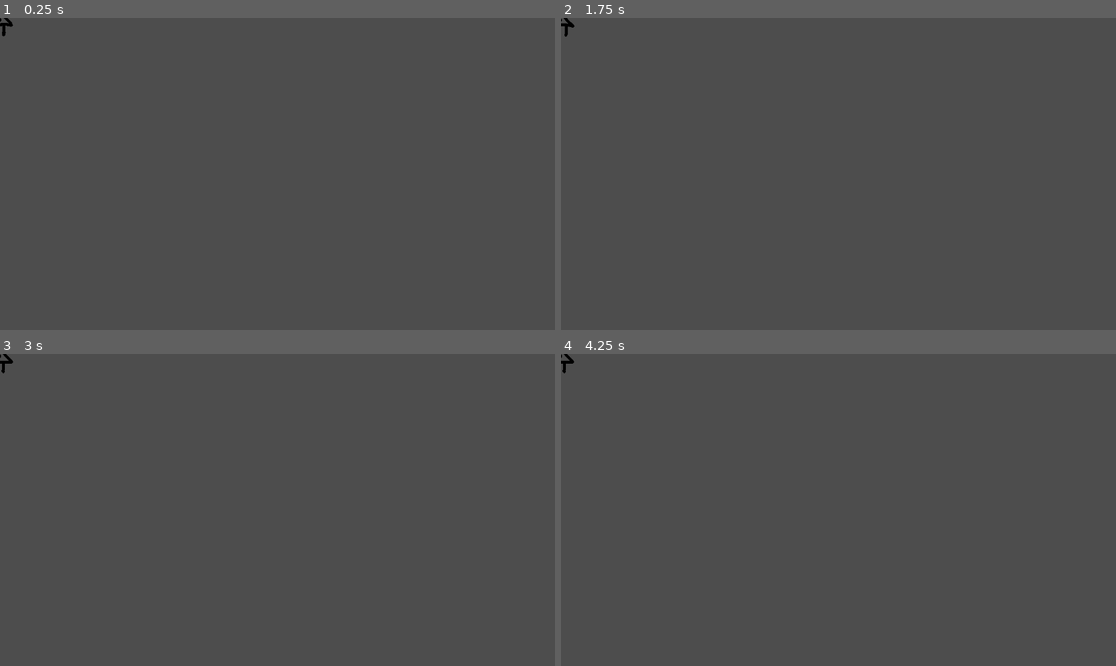
Above: before the commit, frames 1-4 (two rows, left to right).
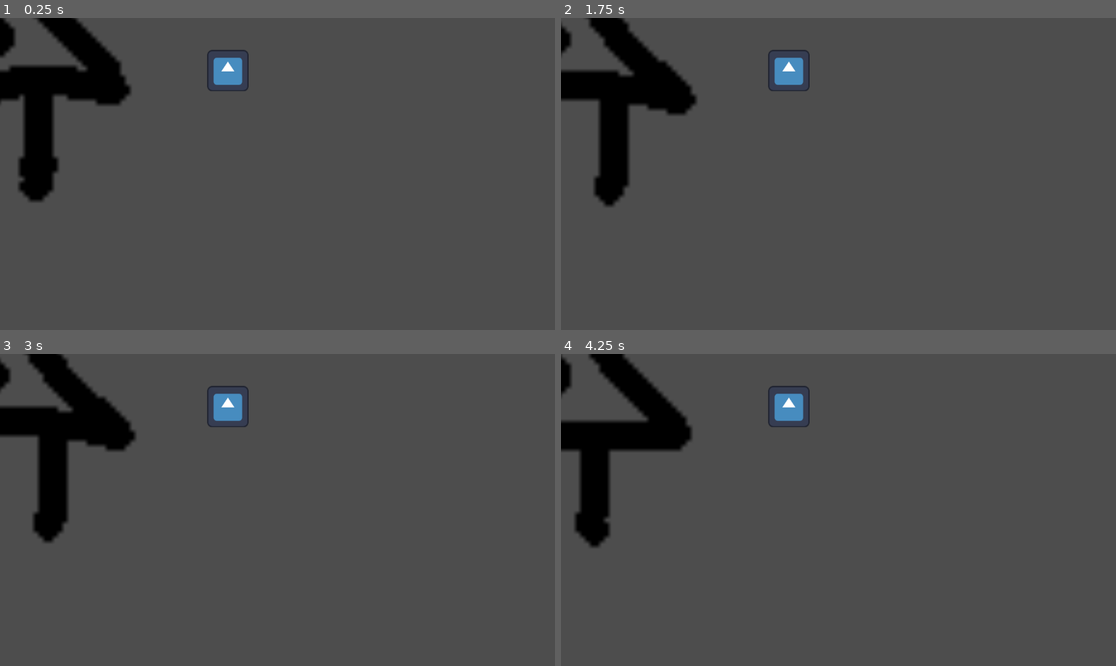
Above: after the commit, the same moments.

Repository: CamaraoLendario/Chaotic-Plants
Game: Godot game, scene res://Plants/Plinko/Plinko.tscn
The game is run twice, just before and just after one commit, with the same random seed, the same clock (stepped at 60 frames per second) and the same inputs. This scene is started directly instead of the project's main scene. The engine's default icon, where the game draws it, is replaced by a stand-in: a white triangle on a blue panel in a dark square.
Inputs:
- Up to frame 1 (0.25 s): no input
- Up to frame 2 (1.75 s): hold D (Right) 0.53-1.28 s; hold E (Interact) 0.53-1.28 s; hold S (Down) from 1.28 s (still down); tap E (Interact) at 1.35 s
- Up to frame 3 (3 s): release S (Down) at 2.03 s; hold D (Right) 2.03-2.78 s; hold E (Interact) 2.03-2.78 s; hold W (Up) from 2.78 s (still down); tap E (Interact) at 2.85 s
- Up to frame 4 (4.25 s): release W (Up) at 3.53 s; hold A (Left) from 3.53 s (still down); hold E (Interact) from 3.53 s (still down)

The runs differ from the first frame. In frame 1, 6.4% of the frame differs, in the area x 0-45%, y 0-60%; in frame 2, 6.4%; in frame 3, 6.4%; in frame 4, 6.3%.

Commit message:
plinko Grows until the end

Diff:
--- a/Plants/Plinko/Plinko.tscn
+++ b/Plants/Plinko/Plinko.tscn
@@ -87,24 +87,61 @@
 "speed": 5.0
 }]
 
-[node name="BasePlant" unique_id=629364572 node_paths=PackedStringArray("plinkoBallSpawnPoint", "plinkoBall") instance=ExtResource("1_v8jk2")]
+[node name="BasePlant" unique_id=629364572 node_paths=PackedStringArray("plinkoBallSpawnPoint", "plinkoBall", "markers") instance=ExtResource("1_v8jk2")]
 script = ExtResource("2_u4uv3")
 timeToFall = 1.0
-plinkoBallSpawnPoint = NodePath("Plinko Spawn Point")
+plinkoBallSpawnPoint = NodePath("PlinkoSpawnPoint")
 plinkoBall = NodePath("Sprite2D")
+markers = NodePath("Markers")
 isByStages = true
 
 [node name="Sprite" parent="." index="0" unique_id=1713877530]
+scale = Vector2(10, 10)
 sprite_frames = SubResource("SpriteFrames_ngji5")
 animation = &"stage0"
 autoplay = "stage0"
-frame_progress = 0.093451865
 
 [node name="Sprite2D" type="Sprite2D" parent="." index="2" unique_id=1074542110]
-position = Vector2(0, -31)
-scale = Vector2(0.140625, 0.140625)
+position = Vector2(473, 152)
+scale = Vector2(0.67187506, 0.67187506)
 texture = ExtResource("4_ngji5")
+offset = Vector2(0, -63.435)
 
-[node name="Plinko Spawn Point" type="Marker2D" parent="." index="3" unique_id=1181432343]
-position = Vector2(0, -31)
+[node name="PlinkoSpawnPoint" type="Marker2D" parent="." index="3" unique_id=1181432343]
+position = Vector2(0, -411)
 gizmo_extents = 18.1
+
+[node name="Markers" type="Node" parent="." index="4" unique_id=361450743]
+
+[node name="Level2" type="Node" parent="Markers" index="0" unique_id=603571342]
+
+[node name="PlinkoDropDistanceFinder" type="Marker2D" parent="Markers/Level2" index="0" unique_id=1660731092]
+position = Vector2(-189, -233)
+
+[node name="PlinkoDropDistanceFinder2" type="Marker2D" parent="Markers/Level2" index="1" unique_id=1775677888]
+position = Vector2(156, -214)
+
+[node name="Level3" type="Node" parent="Markers" index="1" unique_id=800380062]
+
+[node name="PlinkoDropDistanceFinder" type="Marker2D" parent="Markers/Level3" index="0" unique_id=713510982]
+position = Vector2(-324, -12)
+
+[node name="PlinkoDropDistanceFinder2" type="Marker2D" parent="Markers/Level3" index="1" unique_id=2040265269]
+position = Vector2(-2, -21)
+
+[node name="PlinkoDropDistanceFinder3" type="Marker2D" parent="Markers/Level3" index="2" unique_id=1786076345]
+position = Vector2(291, -21)
+
+[node name="Level4" type="Node" parent="Markers" index="2" unique_id=2022285333]
+
+[node name="PlinkoDropDistanceFinder" type="Marker2D" parent="Markers/Level4" index="0" unique_id=1506297321]
+position = Vector2(-487, 151)
+
+[node name="PlinkoDropDistanceFinder2" type="Marker2D" parent="Markers/Level4" index="1" unique_id=643514548]
+position = Vector2(-165, 142)
+
+[node name="PlinkoDropDistanceFinder3" type="Marker2D" parent="Markers/Level4" index="2" unique_id=1815881043]
+position = Vector2(128, 142)
+
+[node name="PlinkoDropDistanceFinder4" type="Marker2D" parent="Markers/Level4" index="3" unique_id=79482694]
+position = Vector2(473, 152)
--- a/Plants/Plinko/plinko.gd
+++ b/Plants/Plinko/plinko.gd
@@ -2,14 +2,23 @@
 extends Plant
 class_name Plinko
 
-@export_tool_button("ResetBall", "ArrowRight") var resetBall: Callable = func():
-	plinkoBall.position = plinkoBallSpawnPoint.position
-@export_tool_button("NextStage", "ArrowRight") var animateNext: Callable = animateNextDropStage
+@export_tool_button("Drop new ball", "ArrowDown") var dropNewball: Callable = tryDropBall
+#@export_tool_button("Next stage", "ArrowRight") var animateNext: Callable = animateNextDropStage
 @export var timeToFall: float = 1
 @export_group("Nodes")
 @export var plinkoBallSpawnPoint: Marker2D
 @export var plinkoBall: Sprite2D
+@export var markers: Node
 var plinkoBallInitialPosition
+var currentLayer : int = -1
+var currentLevel : int = 0
+var layerCount: int = 2
+
+var rewardTable = [ ## I give up, hardcoding this
+	[2, 1, 2, 0, 0],
+	[2, 1, 1, 2, 0],
+	[3, 2, 1, 2, 3]
+]
 
 var isBallDropping
 
@@ -20,20 +29,62 @@
 	tryDropBall()
 
 func tryDropBall() -> bool:
-	if (isBallDropping): return false
-
+	if (isBallDropping or isGrown): return false
+	reset_values()
 	plinkoBall.position = plinkoBallSpawnPoint.position
+	setupFirstDrop()
+	isBallDropping = true
 	return true
 
-func animateNextDropStage():
+func setupFirstDrop():
 	var tween: Tween = create_tween()
 	var initialPos = plinkoBall.position
-	var direction: int = (randi_range(0, 1) * 2) - 1
+	tween.finished.connect(setupNextDropStage)
 
 	tween.tween_method(func(time):
-		animateDrop(time, initialPos, direction)
+		animateFirstDrop(time, initialPos)
 	, 0.0, 1.0, timeToFall)
 
-func animateDrop(time: float, initialPos: Vector2, direction: int = 1):
-	plinkoBall.position.y = initialPos.y + 100 + (sin((time+0.5) * PI * (1/1.5)) * (1/(sin(0.5 * PI * (1/1.5)))) * -100)
-	plinkoBall.position.x = initialPos.x + time * 100 * direction
+func animateFirstDrop(time: float, initialPos: Vector2):
+	var finalPos = initialPos
+	plinkoBall.position = calculateDropArc(time, initialPos - Vector2(0, 50), finalPos)
+
+func setupNextDropStage():
+	if (currentLayer >= layerCount):
+		check_plinko_end()
+		return
+	var tween: Tween = create_tween()
+	var initialPos = plinkoBall.position
+	var direction: int = randi_range(0, 1)
+	currentLayer += 1
+	currentLevel += direction
+	var finalPos: Vector2 =  (markers.get_child(currentLayer).get_child(currentLevel) as Marker2D).position
+
+	tween.finished.connect(setupNextDropStage)
+
+
+	tween.tween_method(func(time):
+		animateNextDrop(time, initialPos, finalPos)
+	, 0.0, 1.0, timeToFall)
+
+func animateNextDrop(time: float, initialPos: Vector2, finalPos: Vector2):
+	plinkoBall.position = calculateDropArc(time, initialPos, finalPos)
+
+func calculateDropArc(time: float, initialPosition: Vector2, finalPosition: Vector2) -> Vector2:
+	var dropDistance = finalPosition.y - initialPosition.y
+	var lateralDistance = finalPosition.x - initialPosition.x
+
+	var newPos: Vector2 = Vector2(
+		initialPosition.x + lateralDistance * time,
+		finalPosition.y + sin((time+0.5) * PI * (1/1.5)) * (1/(sin(0.5 * PI * (1/1.5)))) * -dropDistance
+	)
+
+	return newPos
+
+func check_plinko_end():
+	grow()
+	isBallDropping = false
+
+func reset_values():
+	currentLayer = -1
+	currentLevel = 0
